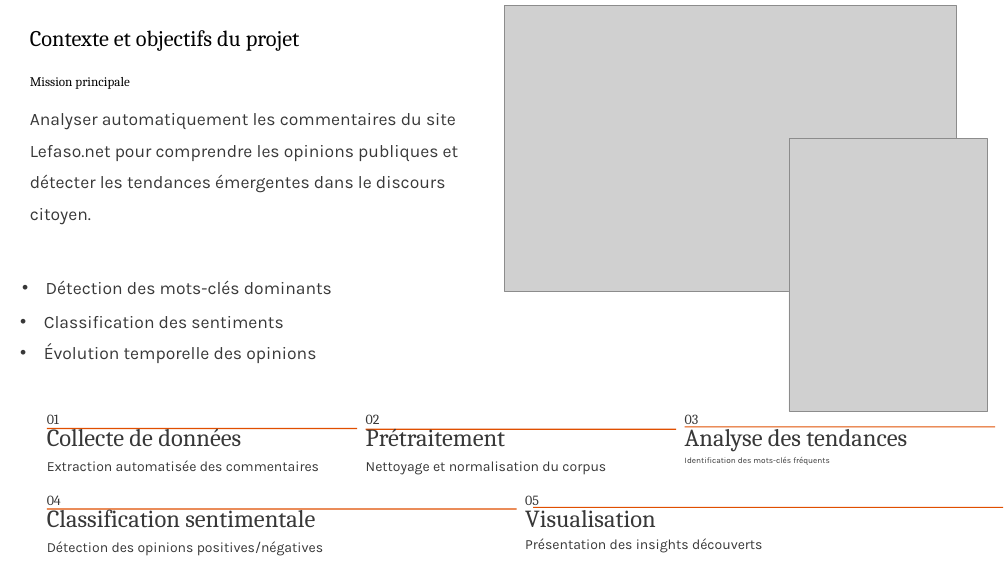
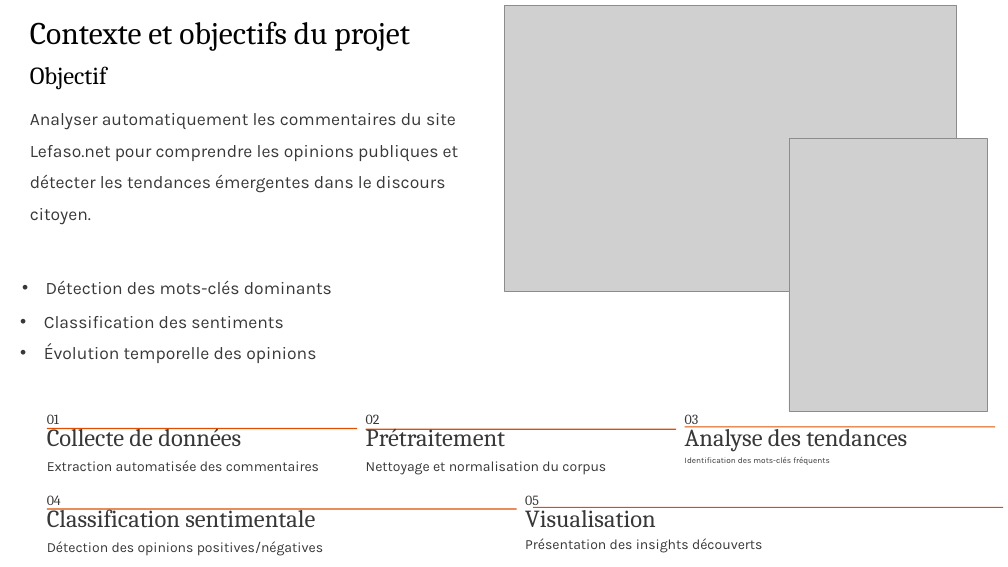
Before and after one commit to JONACOMP/AnalyseSentimentCommentLefasonet, a slide deck: slide 2 of Presentation groupe 9.pptx. Drawn at 1008x567 pixels with LibreOffice and Linux fonts; fonts in the diff are those of the drawing; grey boxes stand for pictures. Boxes give left, top, right and bottom in pixels: in the first picture for what was removed or moved away, otherwise in the second. Text is boxed around its words. In the diff, an @@ line names an element or a change of style, - is before the commit and + after.

```diff
--- a/Presentation groupe 9.pptx
+++ b/Presentation groupe 9.pptx
@@ text "Contexte et objectifs du projet" at [30,21,410,51]: size 25.5 to 36 pt @@
@@ text at [30,66,107,90]: text changed; size 15 to 28 pt @@
-Mission principale
+Objectif
```
Also in this commit, not shown: 3 other slides changed, 3 other files.
